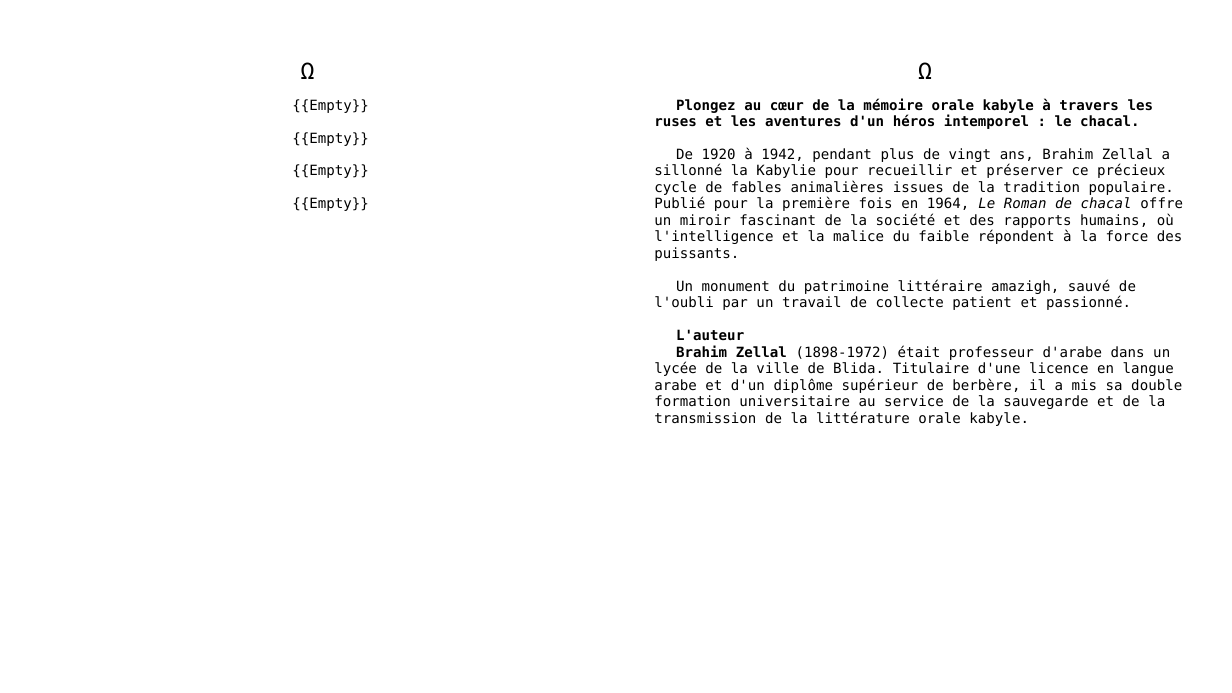
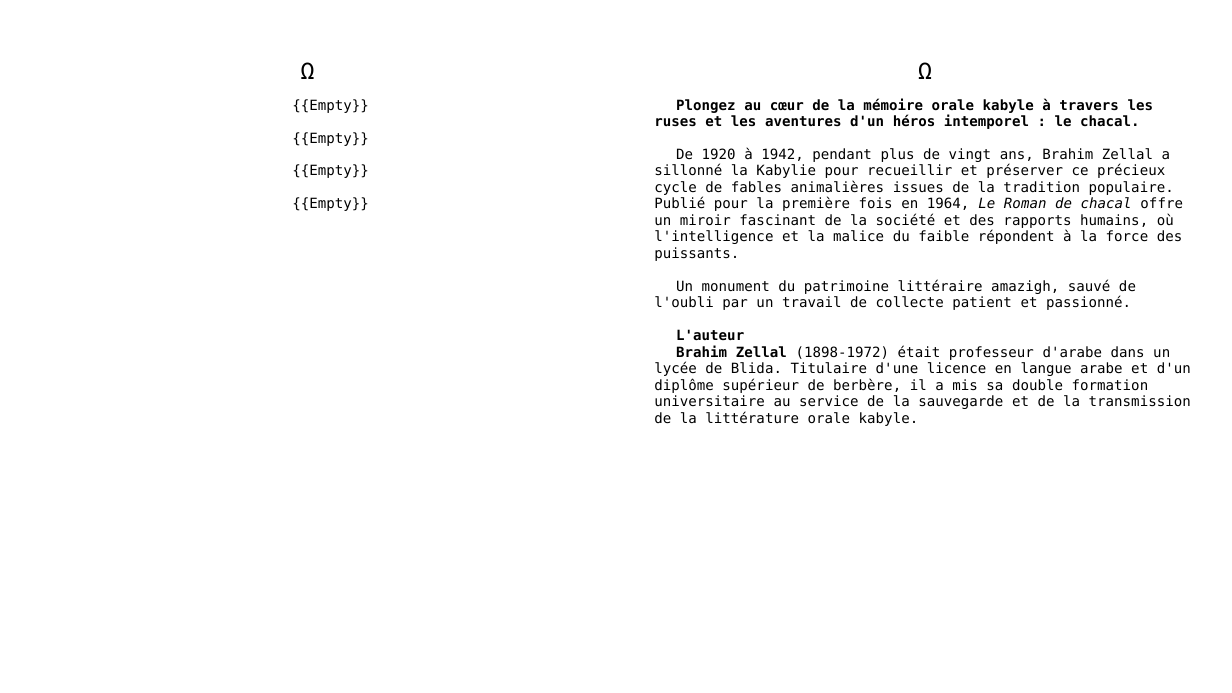
Before and after one commit to sferhah/tamacahut_n_wuccen, a slide deck: slide 88 of Uccen.ConsoleApp/Resources/pptx/uccen.pptx. Drawn at 1232x693 pixels with LibreOffice and Linux fonts; fonts in the diff are those of the drawing. Boxes give left, top, right and bottom in pixels: in the first picture for what was removed or moved away, otherwise in the second. Text is boxed around its words. In the diff, an @@ line names an element or a change of style, - is before the commit and + after.

```diff
--- a/Uccen.ConsoleApp/Resources/pptx/uccen.pptx
+++ b/Uccen.ConsoleApp/Resources/pptx/uccen.pptx
@@ table at (x1=30, y1=15, x2=1205, y2=668) @@
-row 3, column 3: Plongez au cœur de la mémoire orale kabyle à travers les ruses et les aventures d'un héros intemporel : le chacal. / De 1920 à 1942, pendant plus de vingt ans, Brahim Zellal a sillonné la Kabylie pour recueillir et préserver ce précieux cycle de fables animalières issues de la tradition populaire. Publié pour la première fois en 1964, Le Roman de chacal offre un miroir fascinant de la société et des rapports humains, où l'intelligence et la malice du faible répondent à la force des puissants. / Un monument du patrimoine littéraire amazigh, sauvé de l'oubli par un travail de collecte patient et passionné. / L'auteur / Brahim Zellal (1898-1972) était professeur d'arabe dans un lycée de la ville de Blida. Titulaire d'une licence en langue arabe et d'un diplôme supérieur de berbère, il a mis sa double formation universitaire au service de la sauvegarde et de la transmission de la littérature orale kabyle.
+row 3, column 3: Plongez au cœur de la mémoire orale kabyle à travers les ruses et les aventures d'un héros intemporel : le chacal. / De 1920 à 1942, pendant plus de vingt ans, Brahim Zellal a sillonné la Kabylie pour recueillir et préserver ce précieux cycle de fables animalières issues de la tradition populaire. Publié pour la première fois en 1964, Le Roman de chacal offre un miroir fascinant de la société et des rapports humains, où l'intelligence et la malice du faible répondent à la force des puissants. / Un monument du patrimoine littéraire amazigh, sauvé de l'oubli par un travail de collecte patient et passionné. / L'auteur / Brahim Zellal (1898-1972) était professeur d'arabe dans un lycée de Blida. Titulaire d'une licence en langue arabe et d'un diplôme supérieur de berbère, il a mis sa double formation universitaire au service de la sauvegarde et de la transmission de la littérature orale kabyle.
```
Also in this commit, not shown: 1 other slide changed, 10 other files.
